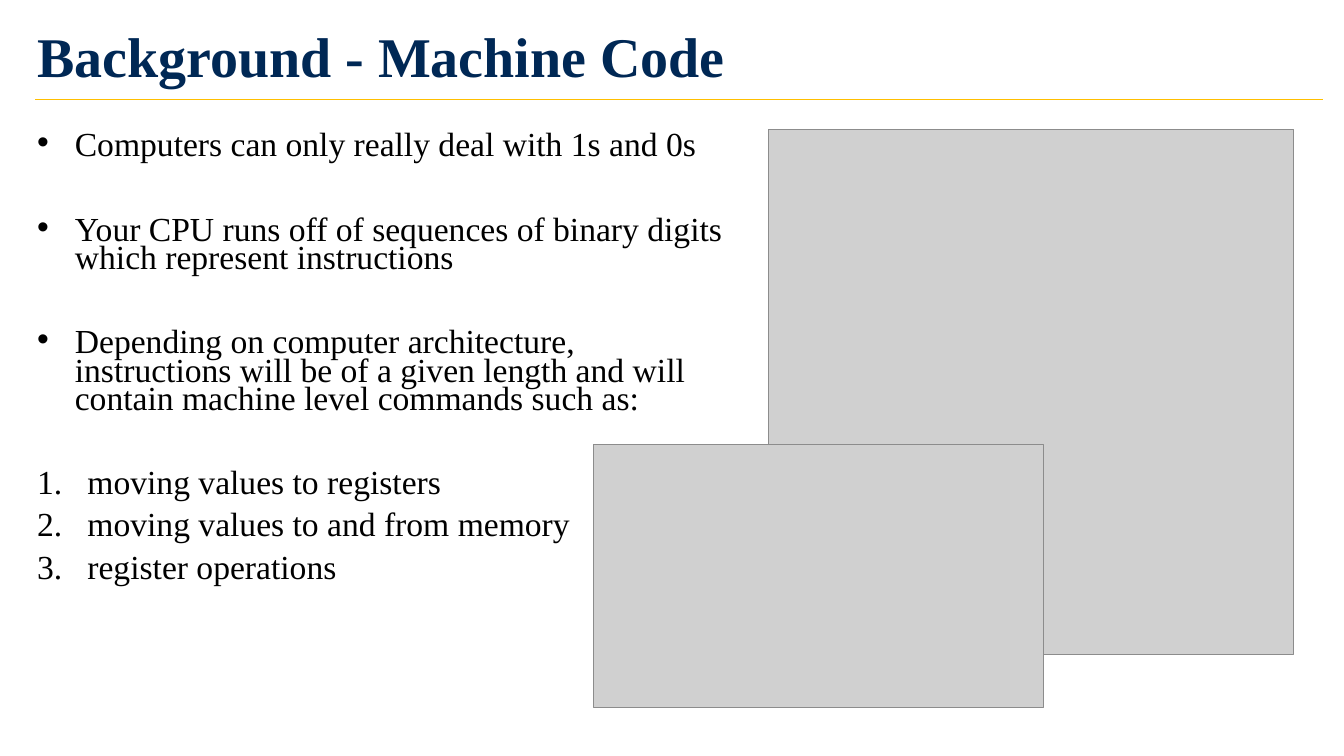
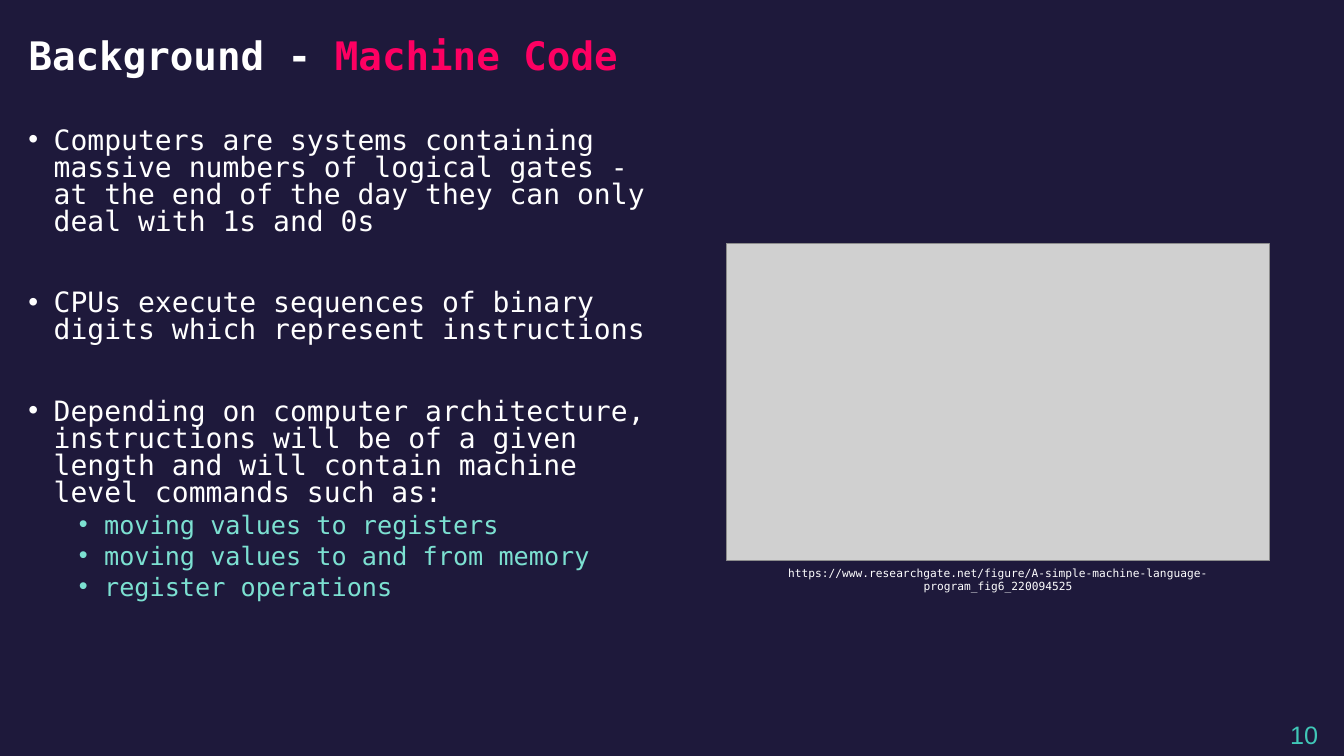
Before and after one commit to airabino/EVRC_Python_Training, a slide deck: slide 10 of Trainings/TR1/Lecture.pptx (slide 4 before the commit). Drawn at 1344x756 pixels with LibreOffice and Linux fonts; fonts in the diff are those of the drawing; grey boxes stand for pictures; background and template pictures are left out. Boxes give left, top, right and bottom in pixels: in the first picture for what was removed or moved away, otherwise in the second. Text is boxed around its words. In the diff, an @@ line names an element or a change of style, - is before the commit and + after.

```diff
--- a/Trainings/TR1/Lecture.pptx
+++ b/Trainings/TR1/Lecture.pptx
@@ background #FFFFFF to #1E193B @@
@@ title "Background - Machine Code": place and size @@
-title "Background - Machine Code" at <box>37,38,724,87</box>
+title "Background - Machine Code" at <box>29,38,617,78</box>
@@ title "Background - Machine Code" at <box>29,38,617,78</box>: size 40 to 28 pt, font Times New Roman to DejaVu Sans Mono; text colour #002855 to #FFFFFF in "Background -"; text colour #002855 to #FD0062 in "Machine Code"; less space between paragraphs; vertical alignment top to middle @@
@@ line removed from (35, 99) to (1324, 99) @@
@@ text "Computers are systems containing massive ...": place and size @@
-text "Computers are systems containing massive ..." at <box>75,132,722,585</box>
+text "Computers are systems containing massive ..." at <box>54,128,645,602</box>
@@ text at <box>54,128,645,345</box>: text changed; size 24 to 20 pt; font Times New Roman to DejaVu Sans Mono; text colour #000000 to #FFFFFF @@
-• Computers can only really deal with 1s and 0s
-• Your CPU runs off of sequences of binary digits which represent instructions
+• Computers are systems containing massive numbers of logical gates - at the end of the day they can only deal with 1s and 0s
+• CPUs execute sequences of binary digits which represent instructions
@@ picture removed at <box>769,129,1295,654</box> @@
@@ picture: place and size @@
-picture at <box>594,445,1044,707</box>
+picture at <box>727,244,1270,562</box>
@@ text at <box>54,399,644,602</box>: size 24 to 20 pt, text colour #000000 to #FFFFFF in "Depending on computer architecture, instructions will be ..."; font Times New Roman to DejaVu Sans Mono in "Depending on computer architecture, instructions will be ...", "moving values to registers", "moving values to and from memory", "register operations"; size 24 to 18 pt, text colour #000000 to #7CE0D1 in "moving values to registers", "moving values to and from memory", "register operations"; indent changed; line spacing 0.7 to 0.8; bullet 1. to •; list level 1 to 2 in "moving values to registers"; list level 1 to 2 in "moving values to and from ..."; list level 1 to 2 in "register operations" @@
@@ text added at <box>788,568,1207,593</box>, 8 pt, text #FFFFFF @@
+https://www.researchgate.net/figure/A-simple-machine-language-program_fig6_220094525
@@ page number added at <box>1290,726,1318,744</box>, 18 pt, text #40C7B7 @@
+10
```
Also in this commit, not shown: 1 other slide changed, 29 slides added, 9 slides removed, 17 other files.
